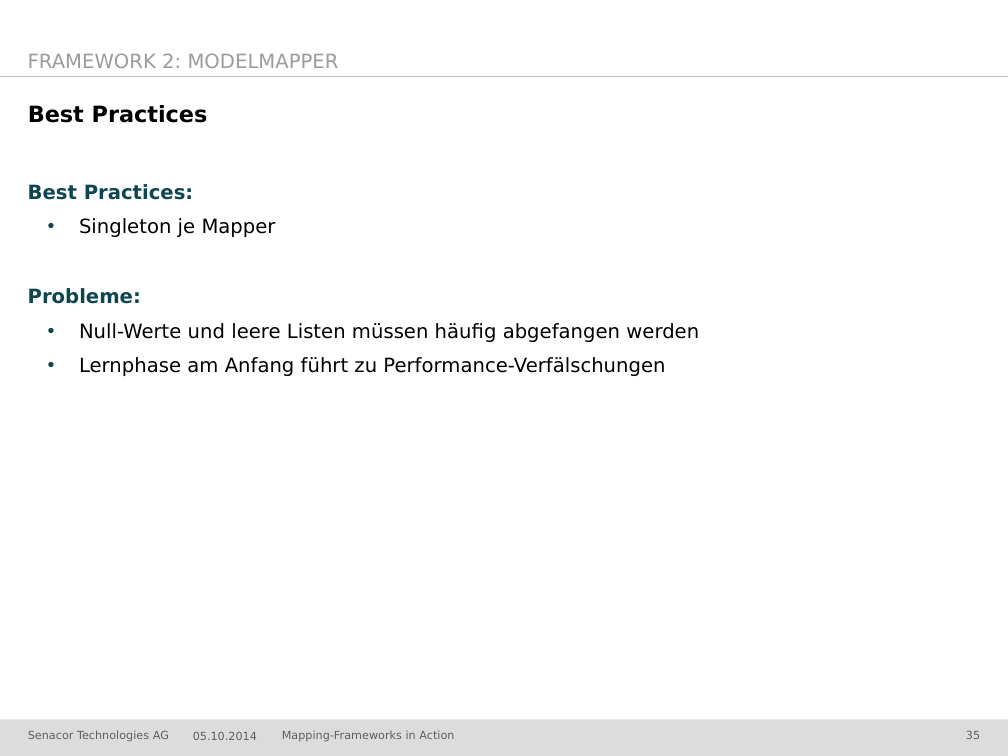
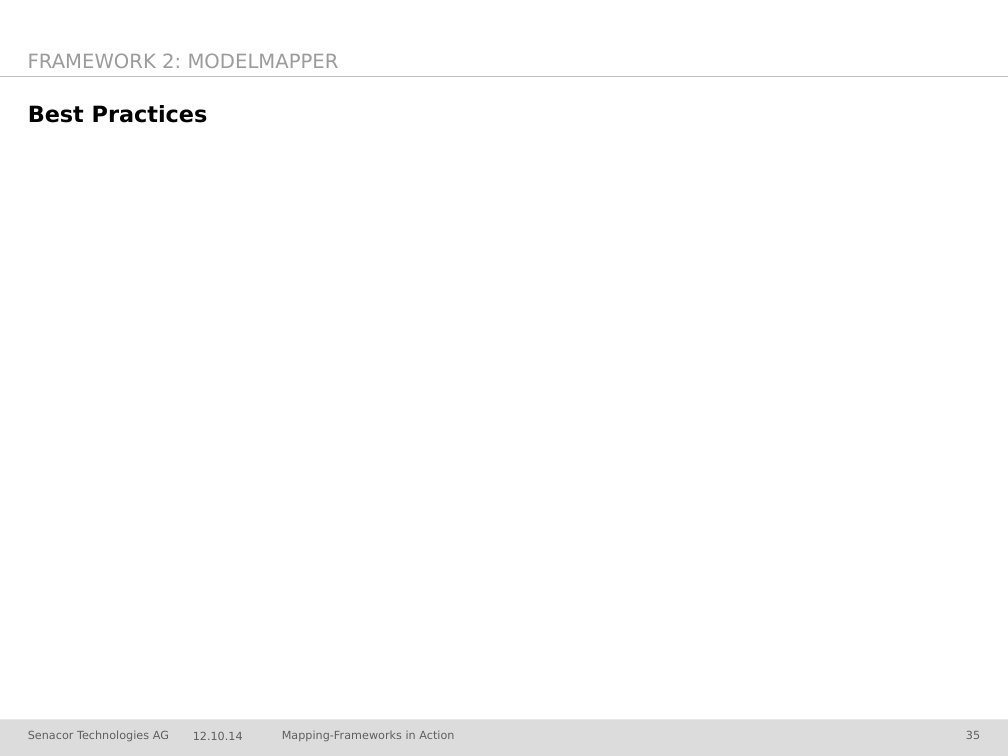
Before and after one commit to jschwalb/Mappings, a slide deck: slide 35 of presentation.pptx. Drawn at 1008x756 pixels with LibreOffice and Linux fonts; fonts in the diff are those of the drawing; background and template pictures are left out. Boxes give left, top, right and bottom in pixels: in the first picture for what was removed or moved away, otherwise in the second. Text is boxed around its words. In the diff, an @@ line names an element or a change of style, - is before the commit and + after.

```diff
--- a/presentation.pptx
+++ b/presentation.pptx
@@ text removed at bbox=[28, 184, 699, 376] @@
-Best Practices:
-  • Singleton je Mapper
-Probleme:
-  • Null-Werte und leere Listen müssen häufig abgefangen werden
-  • Lernphase am Anfang führt zu Performance-Verfälschungen
@@ text at bbox=[193, 732, 243, 740]: text changed @@
-05.10.2014
+12.10.14
```
Also in this commit, not shown: 48 other slides changed.
